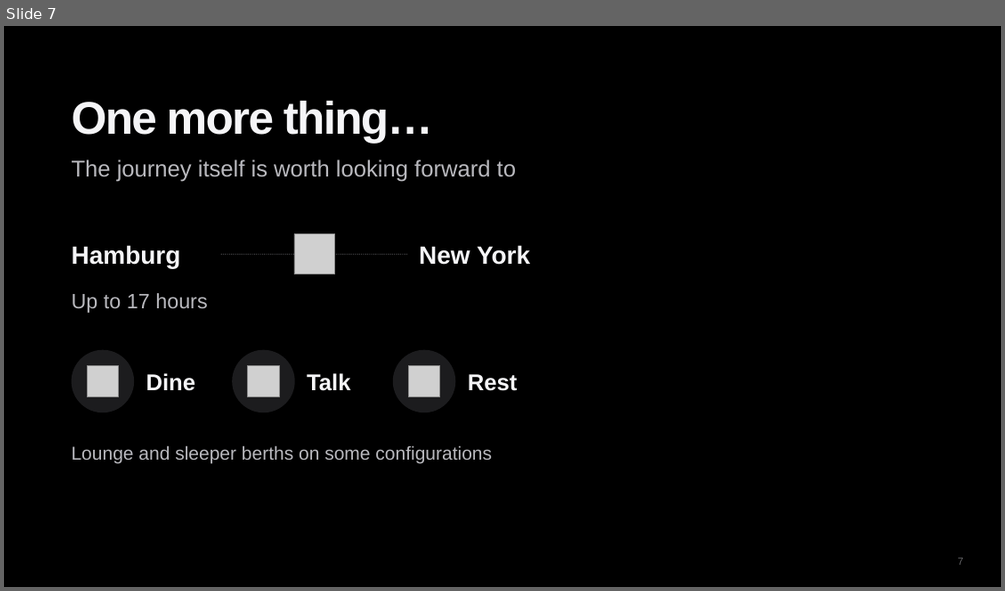
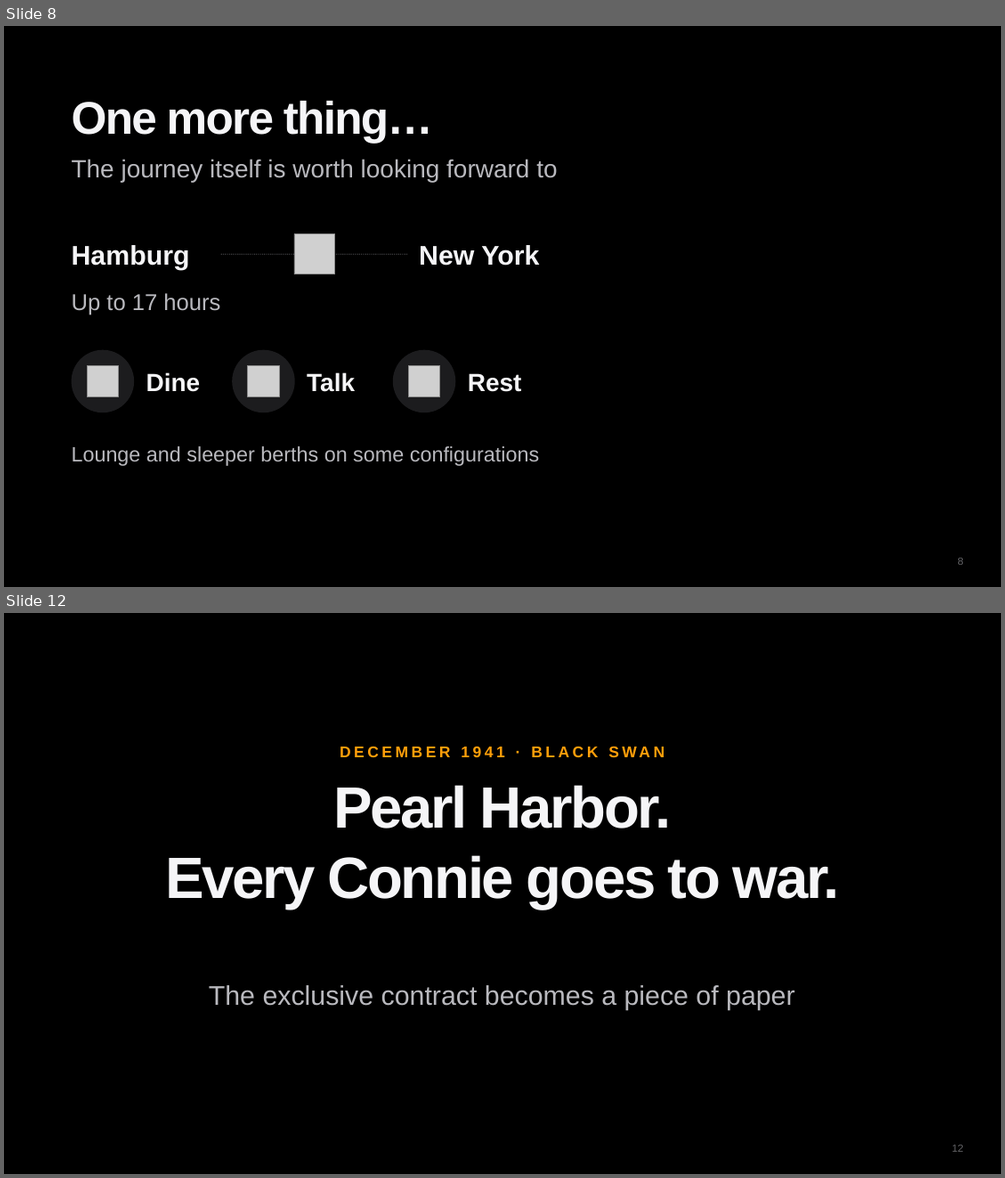
Before and after one commit to diuneilomochaufahai/claude, a slide deck: Constellation_Visual_Pitch_EN.pptx. Shown one above the other, each under a label of ours: slide 7 before the commit, slides 8 and 12 after it; the slides between them are not shown. The pictures are 1005x591 and 1005x1178 pixels, drawn with LibreOffice and Linux fonts; fonts in the diff are those of the drawing; grey boxes stand for pictures; background and template pictures are left out. Boxes give left, top, right and bottom in pixels: in the first picture for what was removed or moved away, otherwise in the second. Text is boxed around its words. In the diff, an @@ line names an element or a change of style, - is before the commit and + after.

```diff
--- a/Constellation_Visual_Pitch_EN.pptx
+++ b/Constellation_Visual_Pitch_EN.pptx
@@ slide 12 added at (4, 613, 1001, 1174), background #000000 @@
@@ text added at (64, 740, 941, 763), 15 pt, text #FF9F0A, bold @@
+DECEMBER 1941 · BLACK SWAN
@@ text added at (165, 785, 840, 908), 56 pt, text #F5F5F7, bold @@
+Pearl Harbor.
+Every Connie goes to war.
@@ text added at (209, 985, 795, 1010), 26 pt, text #B9B9BE @@
+The exclusive contract becomes a piece of paper
@@ page number added at (952, 1144, 963, 1151), 10 pt, text #636366 @@
+12
@@ what was slide 7 is now slide 8 @@
@@ slide 8 changed as well @@
@@ size 22 to 24 pt in 4 elements at (146, 372, 201, 392), (307, 372, 355, 392), (468, 373, 522, 392), (72, 159, 557, 182) @@
@@ text "Hamburg" at (72, 245, 190, 270): size 24 to 26 pt @@
@@ text "New York" at (419, 245, 539, 265): size 24 to 26 pt @@
@@ text "Up to 17 hours" at (72, 293, 220, 315): size 20 to 22 pt @@
@@ text "Lounge and sleeper berths on ..." at (72, 446, 539, 466): size 18 to 20 pt @@
@@ page number at (957, 557, 963, 564): text changed @@
-7
+8
```
Also in this commit, not shown: 15 other slides changed, 4 other slides added, 2 slides removed, 1 other file.
